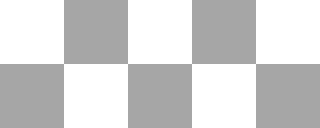
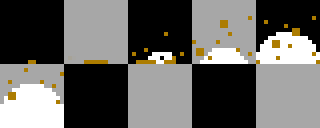
Comparing the layer stacks of the two 320x128 images. Changes:
added layer "breakground3" above "breakground2" over (192, 20, 252, 64)
added layer "breakground2" above "breakground" over (132, 32, 184, 64)
added layer "breakground" above "start1" over (64, 56, 108, 64)
added layer "start1" above "skull2" over (28, 60, 36, 64)
added layer "skull2" above "skull1" over (0, 68, 64, 128)
added layer "skull1" above "Layer 0" over (248, 16, 320, 64)
painted on "Layer 0" over (0, 0, 320, 128)
